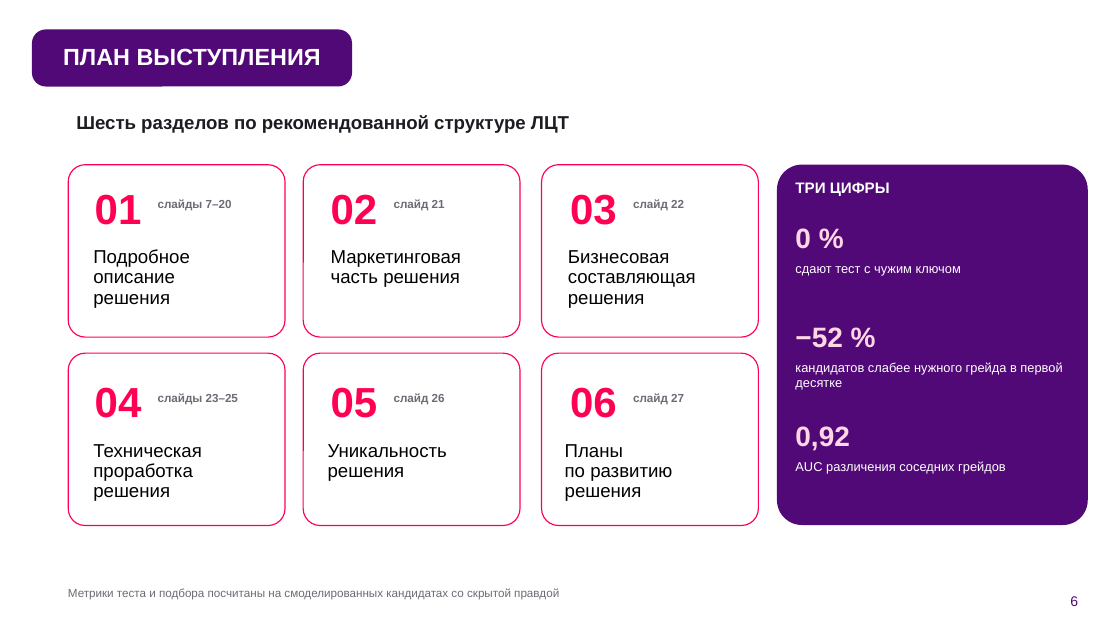
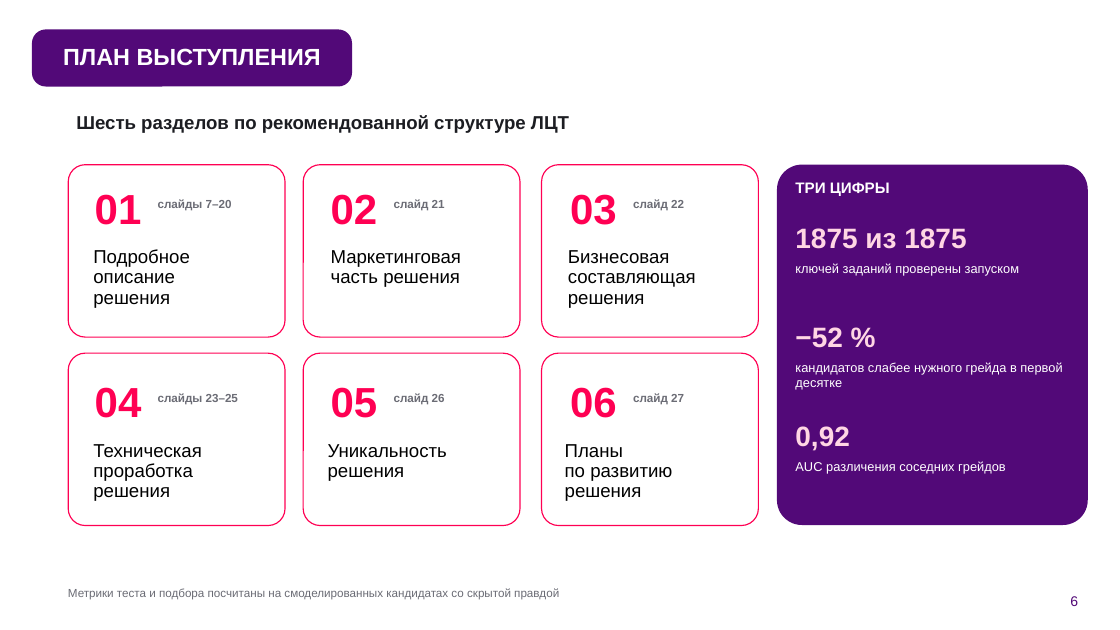
Before and after one commit to KonkovDV/fsp-talent, a slide deck: slide 6 of submission/03-presentation/FSP_Talent_presentation.pptx. Drawn at 1120x630 pixels with LibreOffice and Linux fonts; fonts in the diff are those of the drawing; background and template pictures are left out. Boxes give left, top, right and bottom in pixels: in the first picture for what was removed or moved away, otherwise in the second. Text is boxed around its words. In the diff, an @@ line names an element or a change of style, - is before the commit and + after.

```diff
--- a/submission/03-presentation/FSP_Talent_presentation.pptx
+++ b/submission/03-presentation/FSP_Talent_presentation.pptx
@@ text at [795, 228, 966, 249]: text changed @@
-0 %
+1875 из 1875
@@ text at [795, 263, 1019, 276]: text changed @@
-сдают тест с чужим ключом
+ключей заданий проверены запуском
```
Also in this commit, not shown: 14 other slides changed, 1 other file.
